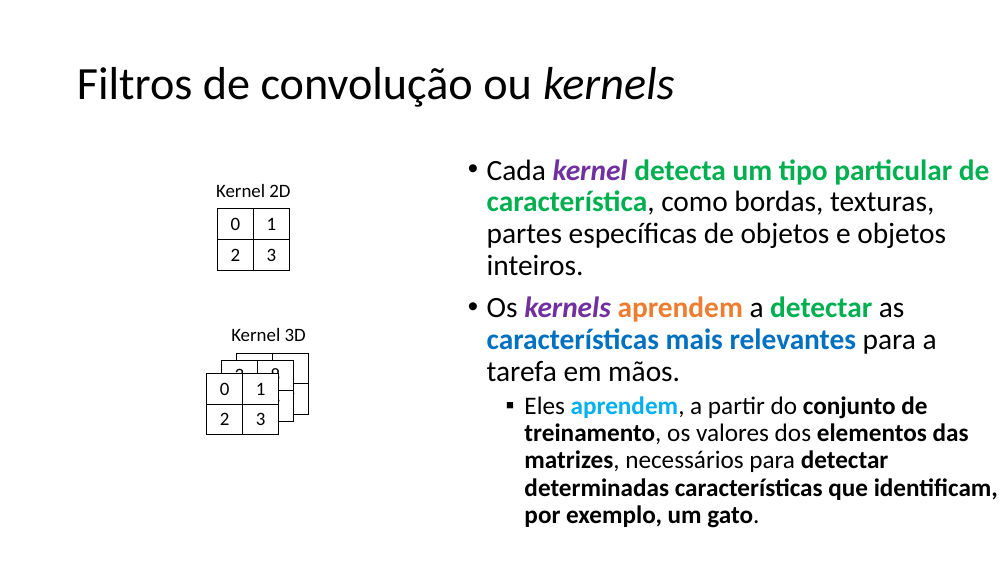
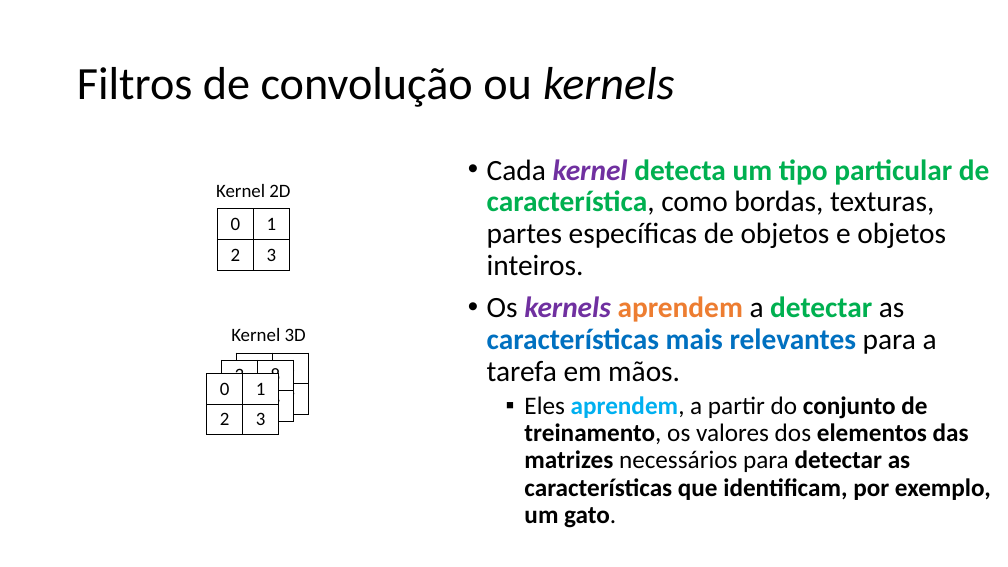
Before and after one commit to zz4fap/c24_inteligencia_artificial, a slide deck: slide 30 of slides/C24_CNN.pptx (slide 29 before the commit). Drawn at 1008x567 pixels with LibreOffice and Linux fonts; fonts in the diff are those of the drawing. Boxes give left, top, right and bottom in pixels: in the first picture for what was removed or moved away, otherwise in the second. Text is boxed around its words. In the diff, an @@ line names an element or a change of style, - is before the commit and + after.

```diff
--- a/slides/C24_CNN.pptx
+++ b/slides/C24_CNN.pptx
@@ text at (524, 396, 991, 528): text changed @@
-  ▪ Eles aprendem, a partir do conjunto de treinamento, os valores dos elementos das matrizes, necessários para detectar determinadas características que identificam, por exemplo, um gato.
+  ▪ Eles aprendem, a partir do conjunto de treinamento, os valores dos elementos das matrizes necessários para detectar as características que identificam, por exemplo, um gato.
```
Also in this commit, not shown: 13 other slides changed, 2 slides added, 2 other files.
